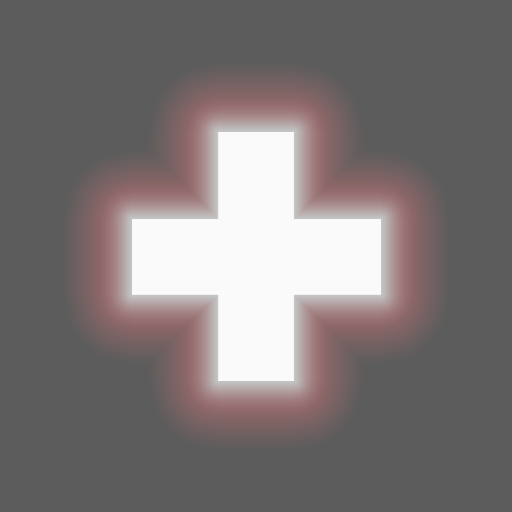
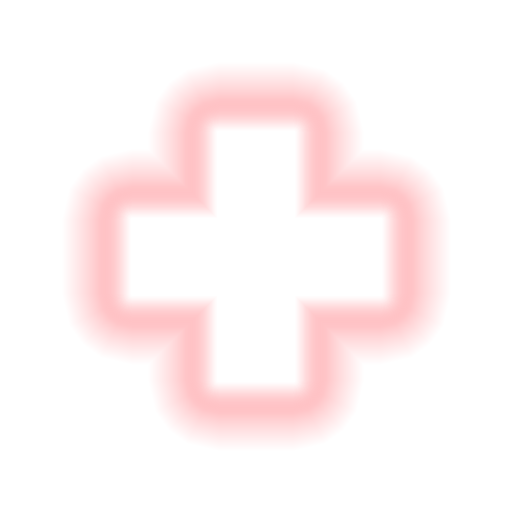
Layers edited between the first and the second w=512, h=512 image:
hid "Ebene 0" over [0, 0, 512, 512]
